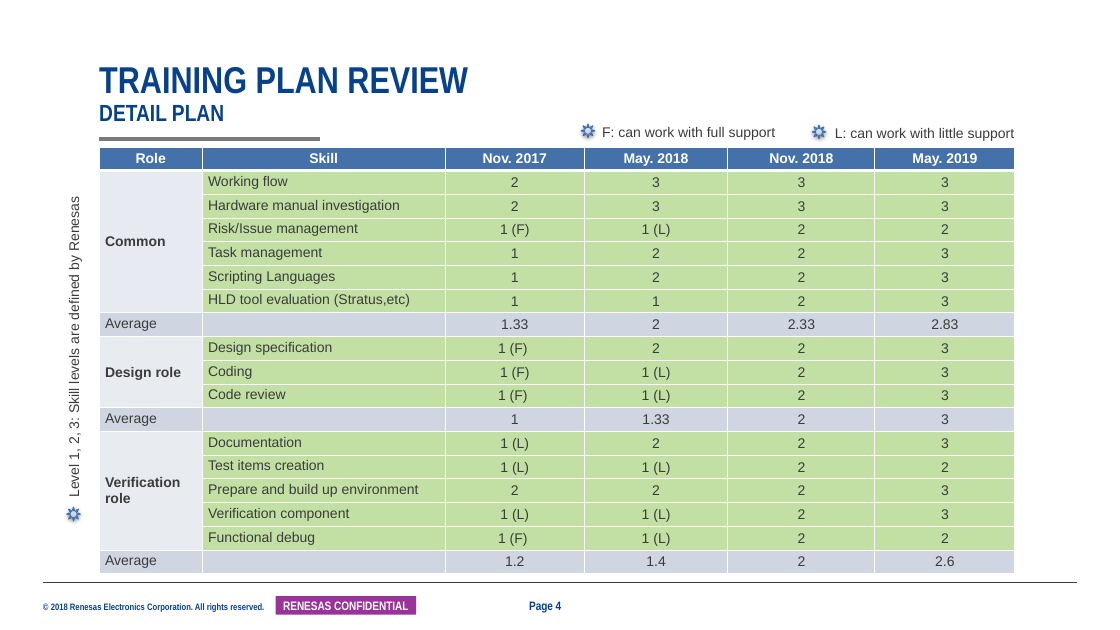
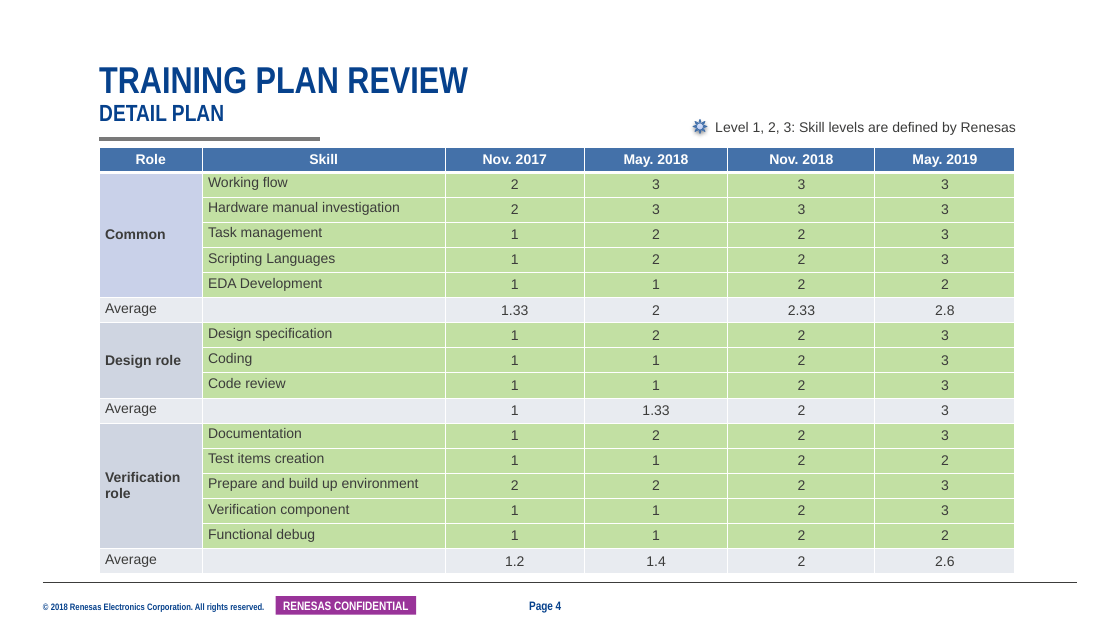
Before and after one commit to NhamXuanTung/LSICommonKnowledge, a slide deck: slide 4 of 25G_Mentor_Mentee_Mid-term_TungNham_1960.pptx. Drawn at 1120x630 pixels with LibreOffice and Linux fonts; fonts in the diff are those of the drawing; background and template pictures are left out. Boxes give left, top, right and bottom in pixels: in the first picture for what was removed or moved away, otherwise in the second. Text is boxed around its words. In the diff, an @@ line names an element or a change of style, - is before the commit and + after.

```diff
--- a/25G_Mentor_Mentee_Mid-term_TungNham_1960.pptx
+++ b/25G_Mentor_Mentee_Mid-term_TungNham_1960.pptx
@@ sun at (x1=693, y1=119, x2=707, y2=134): rotation 270 to 0 degrees @@
@@ text "Level 1, 2, 3: Skill ..." moved from (x1=66, y1=201, x2=82, y2=496) to (x1=715, y1=122, x2=1016, y2=135) @@
@@ text "Level 1, 2, 3: Skill ..." at (x1=715, y1=122, x2=1016, y2=135): rotation 270 to 0 degrees @@
@@ table at (x1=99, y1=147, x2=1015, y2=574) @@
-row 4:  | Risk/Issue management | 1 (F) | 1 (L) | 2 | 2
-row 6, column 2: HLD tool evaluation (Stratus,etc)
+row 6, column 2: EDA Development
-row 6, column 6: 3
+row 6, column 6: 2
-row 7, column 6: 2.83
+row 7, column 6: 2.8
-row 8, column 3: 1 (F)
+row 8, column 3: 1
-row 9, column 3: 1 (F)
+row 9, column 3: 1
-row 9, column 4: 1 (L)
+row 9, column 4: 1
-row 10, column 3: 1 (F)
+row 10, column 3: 1
-row 10, column 4: 1 (L)
+row 10, column 4: 1
-row 12, column 3: 1 (L)
+row 12, column 3: 1
-row 13, column 3: 1 (L)
+row 13, column 3: 1
-row 13, column 4: 1 (L)
+row 13, column 4: 1
-row 15, column 3: 1 (L)
+row 15, column 3: 1
-row 15, column 4: 1 (L)
+row 15, column 4: 1
-row 16, column 3: 1 (F)
+row 16, column 3: 1
-row 16, column 4: 1 (L)
+row 16, column 4: 1
@@ sun removed at (x1=581, y1=124, x2=596, y2=138) @@
@@ text removed at (x1=602, y1=127, x2=776, y2=140) @@
-F: can work with full support
@@ sun removed at (x1=812, y1=125, x2=827, y2=139) @@
@@ text removed at (x1=835, y1=128, x2=1015, y2=141) @@
-L: can work with little support
```
Also in this commit, not shown: 10 other slides changed, 2 slides added, 3 slides removed.
